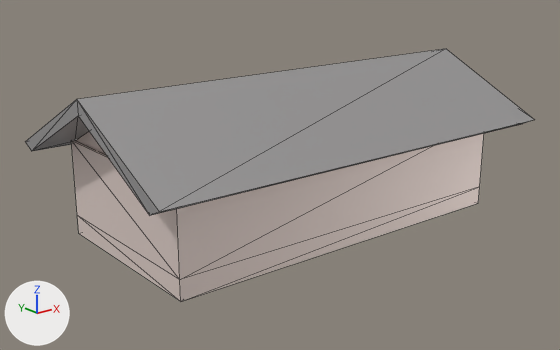
What one commit did to the glTF model 3d/VisitorCenter.glb.
The view is the same before and after, from a 50 mm camera at (-5.56, -5.68, 2.98) aimed at (-0.54, 0.61, 0.47). Lighting does not change. The marker at lower left points along +X, +Y and +Z. Mesh edges are drawn as thin lines. Where no turn or scale is listed for an object, it has been applied to the vertices. Vertices at the same position are counted once.

Names of what the first picture shows: 'mergedBlocks'.
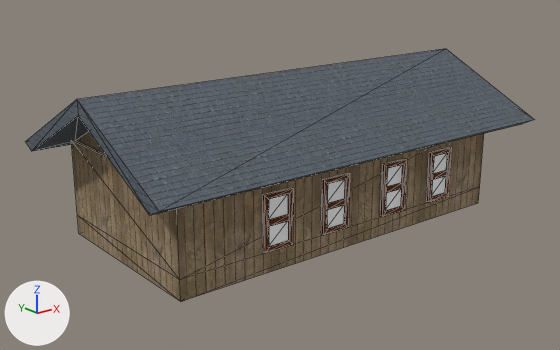
The newer file is also turned or shifted as a whole; pictures and numbers use the older file's frame.

The edits, one by one:
Picture 'Image_1' (img_image_1) is new.
Picture 'Image_0' (img_image_0) is new.
Material 'custom7(Clone)' (mat_custom7_clone) is new.
Uses the picture img_image_1.
Material 'glass(Clone)' (mat_glass_clone) is new.
Its base color is (1.0, 1.0, 1.0) (white #ffffff).
Its metallic is 0.5.
Its roughness is 0.85.
Material 'custom4(Clone)' (mat_custom4_clone) is new.
Its base color is (0.139, 0.0283, 0.0) (brown #682f00).
Its metallic is 0.5.
Its roughness is 0.85.
Material 'custom8(Clone)' (mat_custom8_clone) is new.
Uses the picture img_image_0.
me_mesh_0 is used by ob_mergedblocks; location (0.0, 0.0, 0.0).
me_mesh_0 had 168 vertices, 296 faces and spanned x -2.86..1.91, y -0.86..2.26, z 0.0..1.63.
me_mesh_0 no longer uses material mat_custom4 (brown #ab7700).
me_mesh_0 no longer uses material mat_glass (white #ffffff).
me_mesh_0 now has 264 vertices, 464 faces and spans x -2.86..1.91, y -0.86..2.26, z 0.0..1.63.
me_mesh_0 part 1: the loose piece of 24 vertices spanning x -1.16..-0.84, y 1.5..1.53, z 0.23..0.77 is copied, and the copy is moved by (0.23, -2.05, 0.0); it spans x -0.93..-0.61, y -0.55..-0.52, z 0.23..0.77.
me_mesh_0 part 2: the loose piece of 24 vertices spanning x -1.86..-1.54, y 1.5..1.53, z 0.23..0.77 is copied, and the copy is moved by (0.23, -2.05, 0.0); it spans x -1.63..-1.31, y -0.55..-0.52, z 0.23..0.77.
me_mesh_0 part 3: the loose piece of 24 vertices spanning x 0.84..1.16, y 1.5..1.53, z 0.23..0.77 is copied, and the copy is moved by (-0.27, -2.05, 0.0); it spans x 0.57..0.89, y -0.55..-0.52, z 0.23..0.77.
me_mesh_0 part 4: the loose piece of 24 vertices spanning x 0.84..1.16, y 1.5..1.53, z 0.23..0.77 is copied, and the copy is moved by (-0.97, -2.05, 0.0); it spans x -0.13..0.19, y -0.55..-0.52, z 0.23..0.77.
me_mesh_0 part 5: 50 faces spanning x -2.5..1.51, y -0.57..2.19, z 0.0..1.49 switch from mat_custom5 (white #fdece5) to mat_custom8_clone.
me_mesh_0 part 6: 46 faces spanning x -2.86..1.91, y -0.86..2.26, z 0.69..1.63 switch from mat_custom6 (grey #afadad) to mat_custom7_clone.
me_mesh_0 now uses material mat_custom4_clone (brown #682f00).
me_mesh_0 now uses material mat_glass_clone (white #ffffff).

Where the change shows, as pixel boxes [x1, y1, x2, y2] in the pictures (560 x 350 px):
part 1 of me_mesh_0, added
    after: [321, 173, 350, 235]
part 2 of me_mesh_0, added
    after: [263, 188, 294, 253]
part 3 of me_mesh_0, added
    after: [427, 147, 452, 202]
part 4 of me_mesh_0, added
    after: [380, 159, 407, 217]
part 5 of me_mesh_0, recoloured (grey to brown)
    both: [71, 131, 484, 301]
part 6 of me_mesh_0, recoloured
    both: [25, 49, 534, 215]
